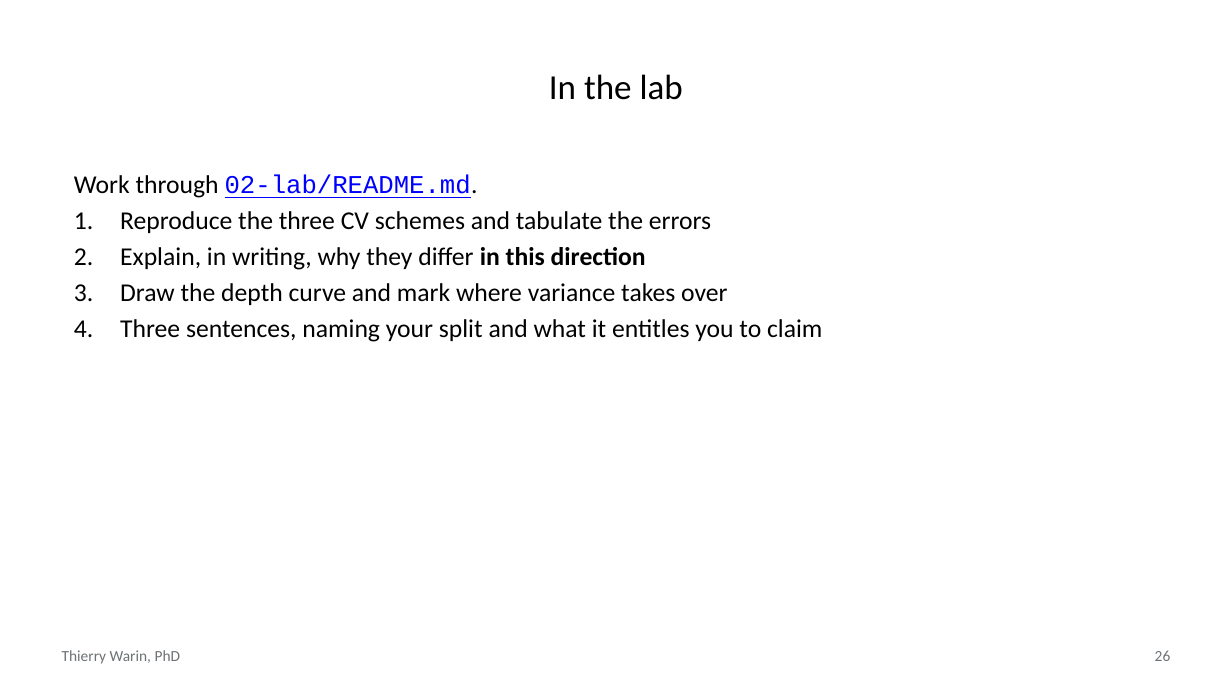
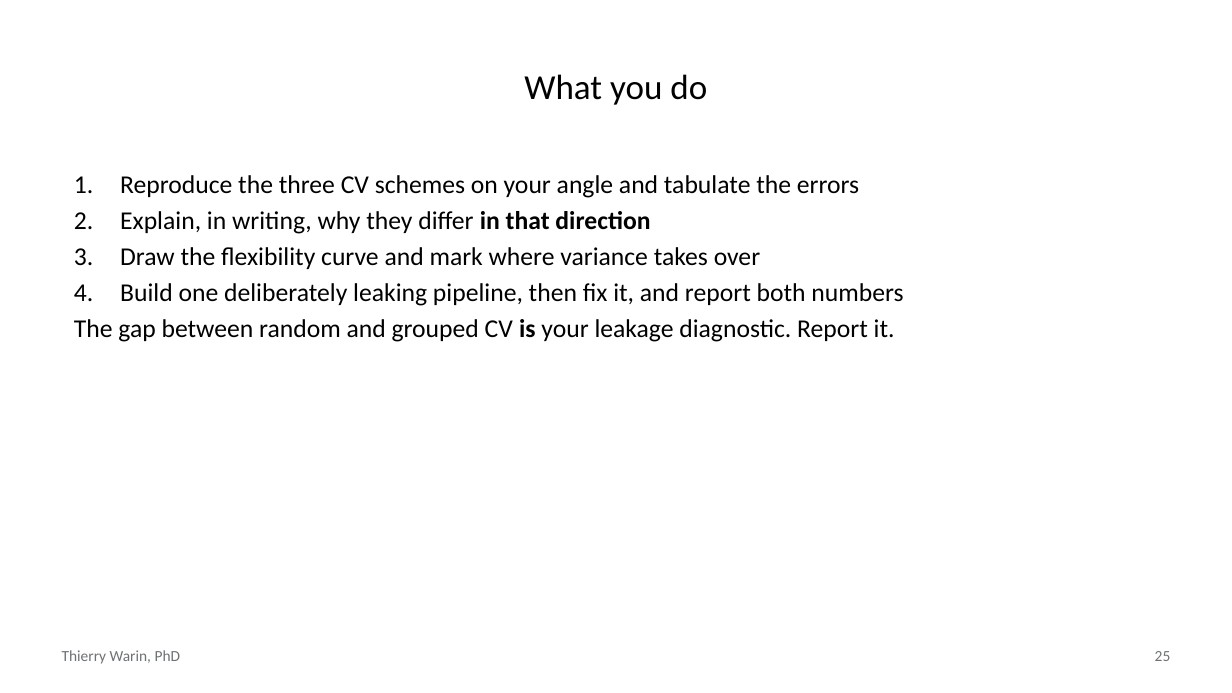
Before and after one commit to warint/quantitative-methods, a slide deck: slide 25 of 04-bias-variance-and-cross-validation/slides.pptx (slide 26 before the commit). Drawn at 1232x693 pixels with LibreOffice and Linux fonts; fonts in the diff are those of the drawing. Boxes give left, top, right and bottom in pixels: in the first picture for what was removed or moved away, otherwise in the second. Text is boxed around its words. In the diff, an @@ line names an element or a change of style, - is before the commit and + after.

```diff
--- a/04-bias-variance-and-cross-validation/slides.pptx
+++ b/04-bias-variance-and-cross-validation/slides.pptx
@@ title at (524,74,707,105): text changed @@
-In the lab
+What you do
@@ text at (74,175,903,342): text changed @@
-Work through 02-lab/README.md.
-1. Reproduce the three CV schemes and tabulate the errors
-2. Explain, in writing, why they differ in this direction
-3. Draw the depth curve and mark where variance takes over
-4. Three sentences, naming your split and what it entitles you to claim
+1. Reproduce the three CV schemes on your angle and tabulate the errors
+2. Explain, in writing, why they differ in that direction
+3. Draw the flexibility curve and mark where variance takes over
+4. Build one deliberately leaking pipeline, then fix it, and report both numbers
+The gap between random and grouped CV is your leakage diagnostic. Report it.
@@ page number at (1155,651,1171,661): text changed @@
-26
+25
```
Also in this commit, not shown: 8 other slides changed, 16 slides added, 16 slides removed, 4 other files.
